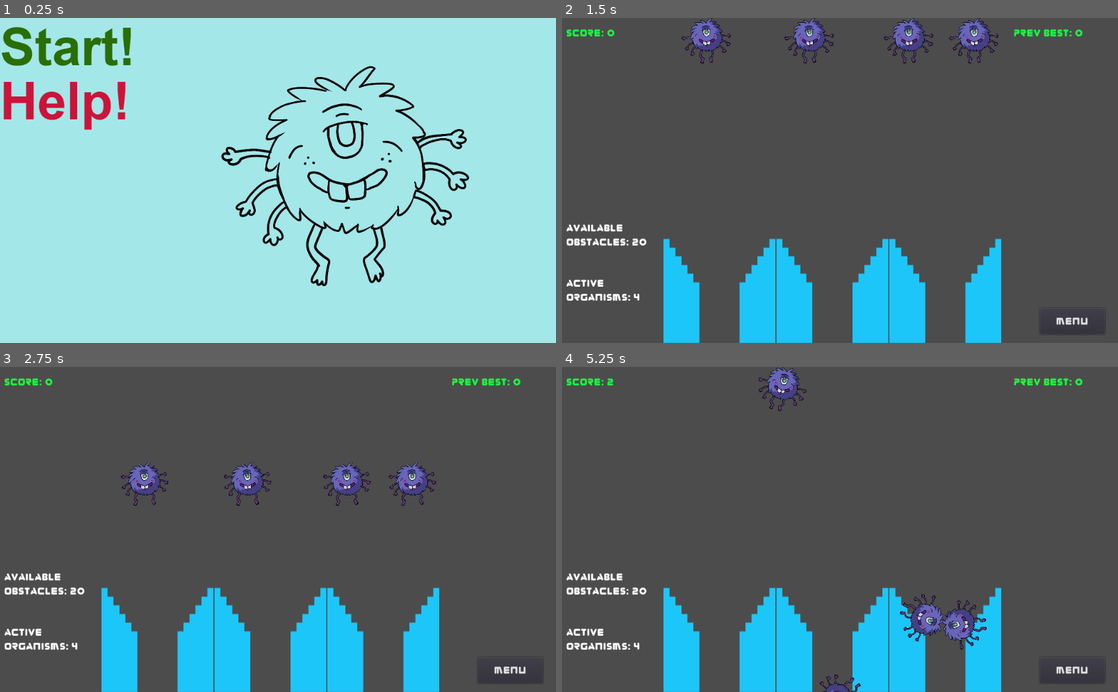
Above: before the commit, frames 1-4 (two rows, left to right).
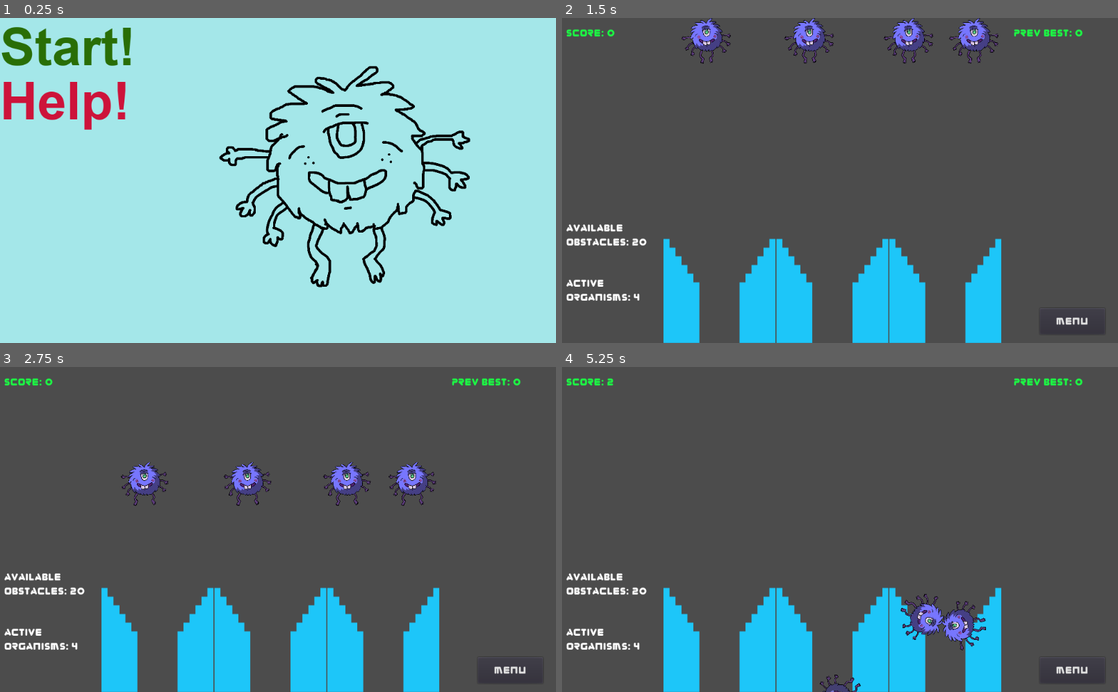
Above: after the commit, the same moments.

Repository: TreyDettmer/UP-Game-Jam-22
Game: Godot game, scene res://Scenes/MainMenu.tscn
The game is run twice, just before and just after one commit, with the same random seed, the same clock (stepped at 60 frames per second) and the same inputs.
Inputs (mouse positions are in pixels of both pictures, inside the frame that each line leads up to):
- Up to frame 1 (0.25 s): no input
- Up to frame 2 (1.5 s): click "Start!" at 0.5 s; move the mouse to (962, 164) at 1.27 s; click (962, 164) at 1.35 s
- Up to frame 3 (2.75 s): drag from (166, 545) to (266, 688) at 2.02 s
- Up to frame 4 (5.25 s): move the mouse to (895, 458) at 2.77 s; click (895, 458) at 2.85 s; drag from (812, 594) to (717, 688) at 3.52 s; move the mouse to (1006, 578) at 4.27 s; click (1006, 578) at 4.35 s; drag from (673, 480) to (945, 688) at 5.02 s

The runs differ from the first frame. In frame 1, 3.2% of the frame differs, in the area x 39-85%, y 14-83%; in frame 2, 0.8%; in frame 3, 0.8%; in frame 4, 1.5%.

Commit message:
added organism aging, coloring

Diff:
--- a/Project/Scenes/MainMenu.tscn
+++ b/Project/Scenes/MainMenu.tscn
@@ -63,7 +63,6 @@
 position = Vector2( 648, 289 )
 scale = Vector2( 0.4, 0.4 )
 frames = SubResource( 4 )
-frame = 1
 playing = true
 
 [connection signal="pressed" from="StartButton" to="." method="_on_StartButton_pressed"]
--- a/Project/Scenes/Organism.tscn
+++ b/Project/Scenes/Organism.tscn
@@ -10,6 +10,8 @@
 [ext_resource path="res://Art/Organism/creaturespritelegs_R1.png" type="Texture" id=8]
 [ext_resource path="res://Art/Organism/creaturespritelegs_L2.png" type="Texture" id=9]
 [ext_resource path="res://Art/Organism/creaturespritelegs_L4.png" type="Texture" id=10]
+[ext_resource path="res://Art/Organism/creaturesprite_main_color.png" type="Texture" id=11]
+[ext_resource path="res://Art/Organism/creaturesprite_secondary_color.png" type="Texture" id=12]
 
 [sub_resource type="CircleShape2D" id=2]
 radius = 30.0
@@ -219,6 +221,8 @@
 contact_monitor = true
 can_sleep = false
 script = ExtResource( 1 )
+main_colors = [ Color( 0.470588, 0.466667, 1, 1 ), Color( 0.482353, 0.478431, 0.823529, 1 ), Color( 0.364706, 0.364706, 0.494118, 1 ), Color( 0.223529, 0.223529, 0.262745, 1 ), Color( 0.129412, 0.129412, 0.141176, 1 ), Color( 0.0705882, 0.0705882, 0.0745098, 1 ) ]
+secondary_colors = [ Color( 0.27451, 0.25098, 0.521569, 1 ), Color( 0.266667, 0.25098, 0.447059, 1 ), Color( 0.254902, 0.243137, 0.384314, 1 ), Color( 0.227451, 0.223529, 0.294118, 1 ), Color( 0.12549, 0.12549, 0.137255, 1 ), Color( 0.121569, 0.117647, 0.141176, 1 ) ]
 
 [node name="CreaturespritelegsL1" type="Sprite" parent="."]
 position = Vector2( 0, 2 )
@@ -273,5 +277,13 @@
 scale = Vector2( 0.08, 0.08 )
 texture = ExtResource( 3 )
 
+[node name="Creaturesprite_main_color" type="Sprite" parent="."]
+scale = Vector2( 0.08, 0.08 )
+texture = ExtResource( 11 )
+
+[node name="Creaturesprite_secondary_color" type="Sprite" parent="."]
+scale = Vector2( 0.08, 0.08 )
+texture = ExtResource( 12 )
+
 [connection signal="body_entered" from="." to="." method="_on_Organism_body_entered"]
 [connection signal="body_exited" from="." to="." method="_on_Organism_body_exited"]
--- a/Project/Scripts/Main.gd
+++ b/Project/Scripts/Main.gd
@@ -14,6 +14,7 @@
 export var initialObstacles = 20
 export var max_organism_count = 400;
 export var endGame_populationLimit = 50 #The maximum population before the game ends
+export var max_organism_age = 5;
 var isGameOver = false
 
 onready var organism = preload("res://Scenes/Organism.tscn")
@@ -55,8 +56,10 @@
 		var instantiated_organism = organism.instance();
 		instantiated_organism.min_x_position = min_x_position;
 		instantiated_organism.max_x_position = max_x_position;
+		instantiated_organism.max_age = max_organism_age;
 		disable_organism(instantiated_organism);
 		instantiated_organism.connect("organism_reproduced",self,"handle_organism_reproduction");
+		instantiated_organism.connect("organism_died",self,"handle_organism_death");
 		organism_pool.push_back(instantiated_organism);
 		add_child(instantiated_organism);
 	print("Finished creating organism pool");
@@ -67,7 +70,7 @@
 
 	var spawn_point = Vector2.ZERO;
 
-	for i in range(initialOrganisms):
+	for _i in range(initialOrganisms):
 		spawn_point = Vector2(rng.randf_range(min_x_position,max_x_position), 0.0);
 		var instantiated_organism = organism_pool[organism_current_pool_index];
 		orgs.push_back(instantiated_organism);
@@ -132,12 +135,21 @@
 	org.set_physics_process(false);
 	org.get_node("CollisionShape2D").disabled = true;
 	org.set_mode(1);
-
-
-func _on_ScoreBucket_organism_scored():
+#	org.get_node("CollisionShape2D").set_deferred("disabled",true);
+#	org.call_deferred("set_mode",1);
+
+
+func _on_ScoreBucket_organism_scored(organism):
 	currentScore+=1
+	organism.Age();
 	emit_signal("updateScore", currentScore)
 	print(currentScore)
+
+func handle_organism_death(org):
+	var organism_index = orgs.find(org);
+	orgs.remove(organism_index);
+	orgs_reproduction_times.remove(organism_index);
+	emit_signal("updateOrganisms", orgs.size());
 
 
 func calcScore(score):
--- a/Project/Scripts/Organism.gd
+++ b/Project/Scripts/Organism.gd
@@ -1,5 +1,6 @@
 extends RigidBody2D
 signal organism_reproduced(organism,partner);
+signal organism_died(organism);
 
 # how long until two touching organisms reproduce
 export var reproduction_delay = 2.0;
@@ -15,11 +16,18 @@
 var viewport_size = Vector2.ZERO;
 var max_x_position = 1000.0;
 var min_x_position = 0.0;
+var age = 0;
+var max_age = 5;
+var is_dead = false;
+export var main_colors = [Color(1.0,1.0,1.0), Color(1.0,1.0,1.0), Color(1.0,1.0,1.0), Color(1.0,1.0,1.0), Color(1.0,1.0,1.0), Color(1.0,1.0,1.0), ]
+export var secondary_colors = [Color(1.0,1.0,1.0), Color(1.0,1.0,1.0), Color(1.0,1.0,1.0), Color(1.0,1.0,1.0), Color(1.0,1.0,1.0), Color(1.0,1.0,1.0), ]
 
 # Called when the node enters the scene tree for the first time.
 func _ready():
 	rng.randomize();
 	viewport_size = get_viewport().size;
+	$Creaturesprite_main_color.modulate = main_colors[age];
+	$Creaturesprite_secondary_color.modulate = secondary_colors[age];
 
 
 # Called every frame. 'delta' is the elapsed time since the previous frame.
@@ -78,19 +86,37 @@
 		organisms_i_am_touching_times.remove(organism_index);
 		organism_index -= 1;
 
+func Age():
+	age += 1;
+	if age >= main_colors.size():
+		$Creaturesprite_main_color.modulate = main_colors[main_colors.size() - 1];
+		$Creaturesprite_secondary_color.modulate = secondary_colors[main_colors.size() - 1];
+	else:
+		$Creaturesprite_main_color.modulate = main_colors[age];
+		$Creaturesprite_secondary_color.modulate = secondary_colors[age];
+
+
 func _integrate_forces(state):
-	# if we just reproduced, move to the top of the screen
-	if should_reset:
-		var form = state.get_transform().rotated(-state.get_transform().get_rotation());
-		form.origin.x = reset_position.x;
-		form.origin.y = reset_position.y;
-		state.set_transform(form);
-		should_reset = false
+	if not is_dead:
+		# if we just reproduced, move to the top of the screen
+		if should_reset:
+			var form = state.get_transform().rotated(-state.get_transform().get_rotation());
+			form.origin.x = reset_position.x;
+			form.origin.y = reset_position.y;
+			state.set_transform(form);
+			should_reset = false
 
-	# if we are below the screen, move to the top of the screen
-	if state.get_transform().get_origin().y > viewport_size.y + 100.0:
-		var form = state.get_transform().rotated(-state.get_transform().get_rotation());
-		reset_position = Vector2(rng.randf_range(min_x_position,max_x_position), 0.0);
-		form.origin.x = reset_position.x;
-		form.origin.y = reset_position.y;
-		state.set_transform(form);
+		# if we are below the screen, move to the top of the screen
+		if state.get_transform().get_origin().y > viewport_size.y + 200.0:
+			if age > max_age:
+				emit_signal("organism_died",self);
+				is_dead = true;
+				$CollisionShape2D.set_deferred("disabled",true);
+				gravity_scale = 0.0;
+
+			else:
+				var form = state.get_transform().rotated(-state.get_transform().get_rotation());
+				reset_position = Vector2(rng.randf_range(min_x_position,max_x_position), 0.0);
+				form.origin.x = reset_position.x;
+				form.origin.y = reset_position.y;
+				state.set_transform(form);
--- a/Project/Scripts/ScoreBucket.gd
+++ b/Project/Scripts/ScoreBucket.gd
@@ -1,6 +1,6 @@
 extends StaticBody2D
 
-signal organism_scored
+signal organism_scored(organism)
 
 func _ready():
 	$ConfettiAnimation.hide()
@@ -12,6 +12,6 @@
 
 func _on_Area2D_body_entered(body):
 	if body.is_in_group("organism"):
-		emit_signal("organism_scored")
+		emit_signal("organism_scored",body);
 		$ConfettiAnimation.show()
 		$ConfettiAnimation.play("default")
Not shown, changed: Project/.mono/metadata/ide_messaging_meta.txt
Binary file added: Project/Art/Organism/creaturesprite_main_color.png
Not shown, added: Project/Art/Organism/creaturesprite_main_color.png.import
Binary file added: Project/Art/Organism/creaturesprite_secondary_color.png
Not shown, added: Project/Art/Organism/creaturesprite_secondary_color.png.import
Not shown: 1 places in Project/Scenes/Organism.tscn that only renumber resources
